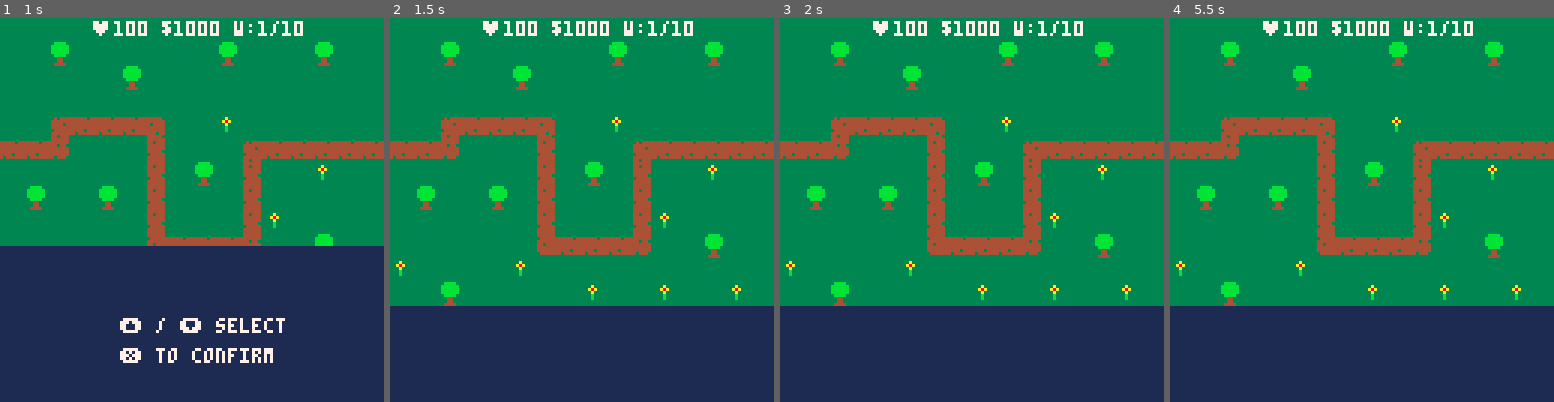
Above: before the commit, frames 1-4 (left to right).
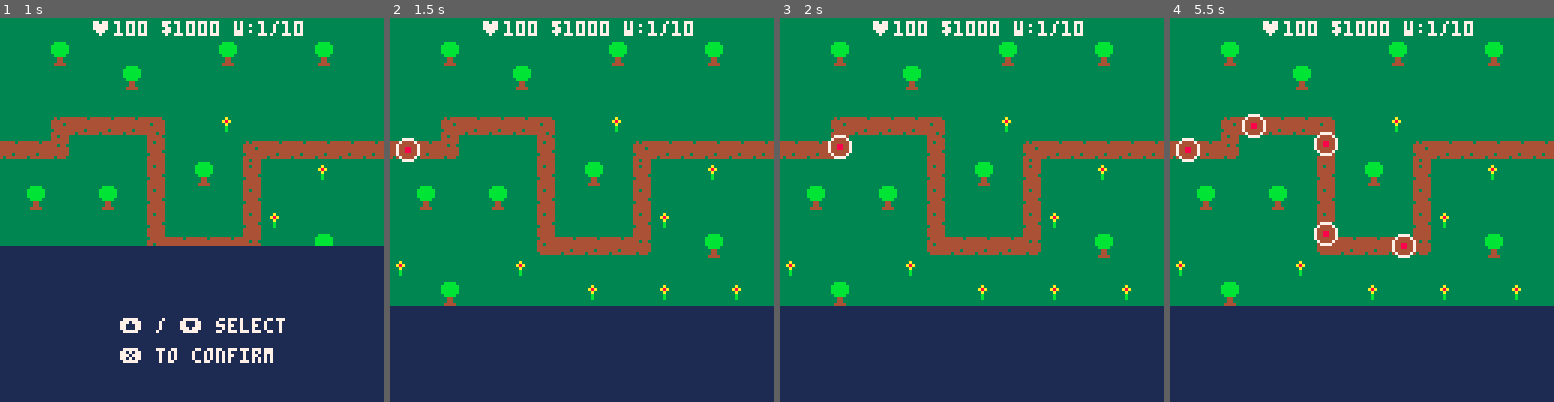
Above: after the commit, the same moments.

Repository: WideArchShark/picodefense
Game: PICO-8 cartridge pico_defense.p8
Same seed, same stepped clock (60 frames per second), same inputs: the game is played once before the commit and once after it.
Inputs:
- Up to frame 1 (1 s): tap X (X key) at 0.33 s
- Up to frame 2 (1.5 s): tap X (X key) at 1.07 s
- Up to frame 3 (2 s): tap X (X key) at 1.85 s
- Up to frame 4 (5.5 s): hold Up 2.15-2.42 s; tap X (X key) at 2.97, 4.08, 5.2 s; hold Down 3.63-3.97 s; hold Up 4.73-5.03 s

Frame 1 is identical in both runs. In frame 2, 0.2% of the frame differs, in the area x 1-8%, y 31-38%; in frame 3, 0.2%; in frame 4, 0.8%, in the area x 1-65%, y 25-63%.

Commit message:
Added enemy logic (1)

Diff:
--- a/pico_defense.p8
+++ b/pico_defense.p8
@@ -1,10 +1,12 @@
 pico-8 cartridge // http://www.pico-8.com
-version 36
+version 38
 __lua__
 -- pico defense
 -- by widearchshark
 
 function _init()
+	cf = 1
+
 	cinit = init_menu
 	cupdate = update_menu
 	cdraw = draw_menu
@@ -13,6 +15,7 @@
 end
 
 function _update()
+	cf += 1
 	cupdate()
 end
 
@@ -88,15 +91,23 @@
 -->8
 -- game state
 function init_game()
+	current_level = 1
+	player_health = 100
 end
 
 function update_game()
+	if (cf % 30 == 0) then
+		add_enemy(1)
+	end
+
+	update_enemies()
 end
 
 function draw_game()
 	tcls(1)
 	map(0,0,0,0,16,12)
-	centre_text("♥100 $1000 w:1/10",1,7)
+	draw_enemies()
+	centre_text("♥"..player_health.." $1000 w:1/10",1,7)
 end
 -->8
 -- transition state
@@ -152,6 +163,88 @@
 
 function tcls(col)
 	rectfill(0, 0, 128, 128, col)
+end
+-->8
+-- enemies
+
+level_paths = {
+	{ -16, 40, 16, 40, 16, 32, 40, 32, 48, 32, 48, 72, 80, 72, 80, 40, 129, 40 }
+}
+
+enemy_types = {
+	{ "circle of death", 48, 50, 1, 10 }
+}
+
+enemies = {}
+
+function update_enemies()
+	for e in all(enemies) do
+		update_enemy(e)
+	end
+end
+
+function draw_enemies()
+	for e in all(enemies) do
+		draw_enemy(e)
+	end
+end
+
+function add_enemy(enemy_type)
+	local e = {}
+	e.spr = enemy_types[enemy_type][2]
+	e.px = level_paths[current_level][1]
+	e.py = level_paths[current_level][2]
+	e.tx = level_paths[current_level][3]
+	e.ty = level_paths[current_level][4]
+	e.target_index = 3
+
+	e.health = enemy_types[enemy_type][3]
+	e.speed = enemy_types[enemy_type][4]
+	e.damage = enemy_types[enemy_type][5]
+
+	add(enemies, e)
+end
+
+function update_enemy(e)
+	if (e.px < e.tx) then
+		e.px += e.speed
+	elseif (e.px > e.tx) then
+		e.px -= e.speed
+	end
+
+	if (e.py < e.ty) then
+		e.py += e.speed
+	elseif (e.py > e.ty) then
+		e.py -= e.speed
+	end
+
+	if (abs(e.px-e.tx) < e.speed and abs(e.py-e.ty) < e.speed) then
+		e.px = e.tx
+		e.py = e.ty
+
+		e.target_index += 2
+
+		if (e.target_index > #level_paths[1]) then
+			inflict_damage(e.damage)
+			sfx(0)
+			del(enemies,e)
+		else
+			e.tx = level_paths[current_level][e.target_index]
+			e.ty = level_paths[current_level][e.target_index+1]
+		end
+	end
+
+end
+
+function draw_enemy(e)
+	spr(e.spr, e.px, e.py)
+end
+
+function inflict_damage(damage)
+	player_health -= damage
+
+	if (player_health <= 0) then
+	end
 end
 __gfx__
 00000000a00000000000000000000000000000000000000000000000000000000000000000000000000000000000000000000000000000000000000000000000
@@ -178,6 +271,14 @@
 33344333333b33330000000000000000000000000000000000000000000000000000000000000000000000000000000000000000000000000000000000000000
 33344333333333330000000000000000000000000000000000000000000000000000000000000000000000000000000000000000000000000000000000000000
 33444433333333330000000000000000000000000000000000000000000000000000000000000000000000000000000000000000000000000000000000000000
+00777700000000000000000000000000000000000000000000000000000000000000000000000000000000000000000000000000000000000000000000000000
+07444470000000000000000000000000000000000000000000000000000000000000000000000000000000000000000000000000000000000000000000000000
+74444447000000000000000000000000000000000000000000000000000000000000000000000000000000000000000000000000000000000000000000000000
+74488447000000000000000000000000000000000000000000000000000000000000000000000000000000000000000000000000000000000000000000000000
+74488447000000000000000000000000000000000000000000000000000000000000000000000000000000000000000000000000000000000000000000000000
+74444447000000000000000000000000000000000000000000000000000000000000000000000000000000000000000000000000000000000000000000000000
+07444470000000000000000000000000000000000000000000000000000000000000000000000000000000000000000000000000000000000000000000000000
+00777700000000000000000000000000000000000000000000000000000000000000000000000000000000000000000000000000000000000000000000000000
 __map__
 1010101010101010101010101010101000000000000000000000000000000000000000000000000000000000000000000000000000000000000000000000000000000000000000000000000000000000000000000000000000000000000000000000000000000000000000000000000000000000000000000000000000000000
 1010201010101010102010101020101000000000000000000000000000000000000000000000000000000000000000000000000000000000000000000000000000000000000000000000000000000000000000000000000000000000000000000000000000000000000000000000000000000000000000000000000000000000
Not shown, changed: the sound effects (__sfx__) section of pico_defense.p8
